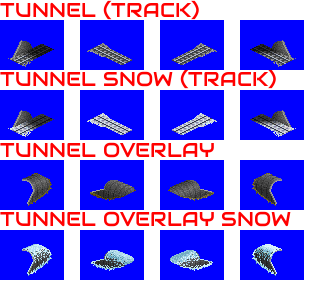
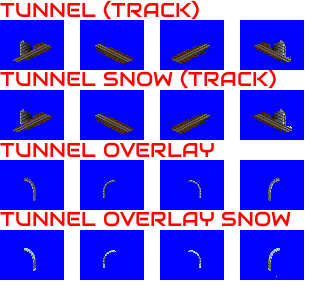
Layer changes from the first 320px x 300px image to the second:
added layer "FEVE" above "ELRL" over [8, 40, 296, 277]
added layer "ELRL" above "RAIL" over [8, 40, 296, 277]
added layer "RAIL" above "RAVE" over [8, 40, 296, 277]
renamed "Tunnel Overlay Snow" to "RAVE", moved it above "TUNNEL (TRACK)", painted on it over [8, 40, 296, 277]
removed layer "Tunnel NORMAL" over [8, 40, 296, 67]
removed layer "Tunnel SNOW" over [8, 109, 296, 137]
removed layer "Tunnel Overlay" over [22, 173, 282, 206]
